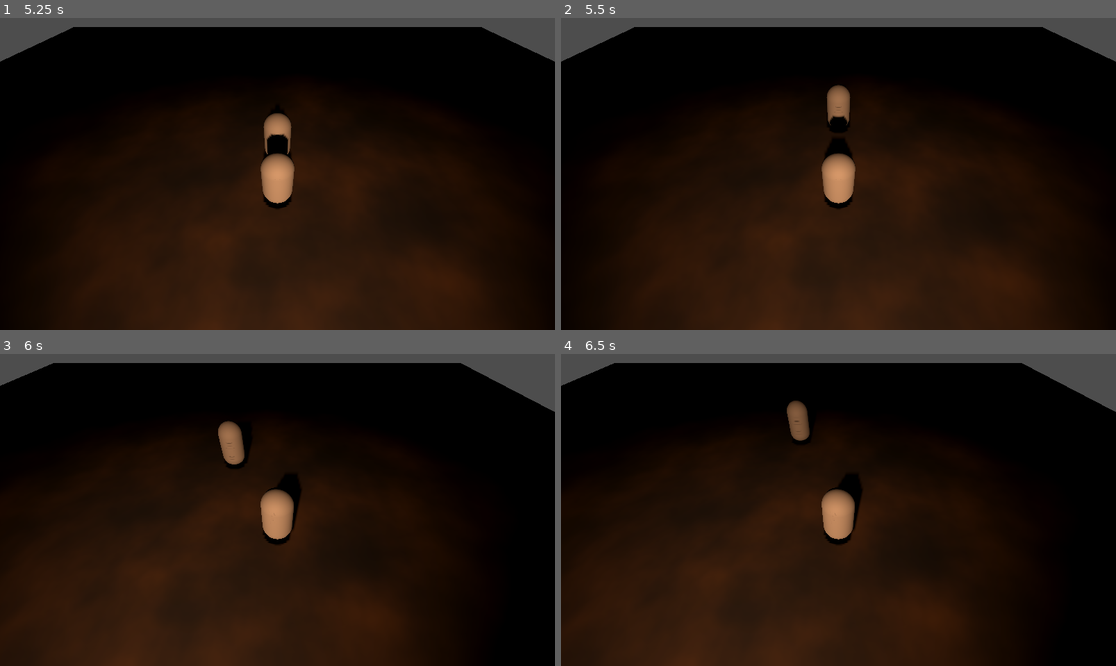
Above: before the commit, frames 1-4 (two rows, left to right).
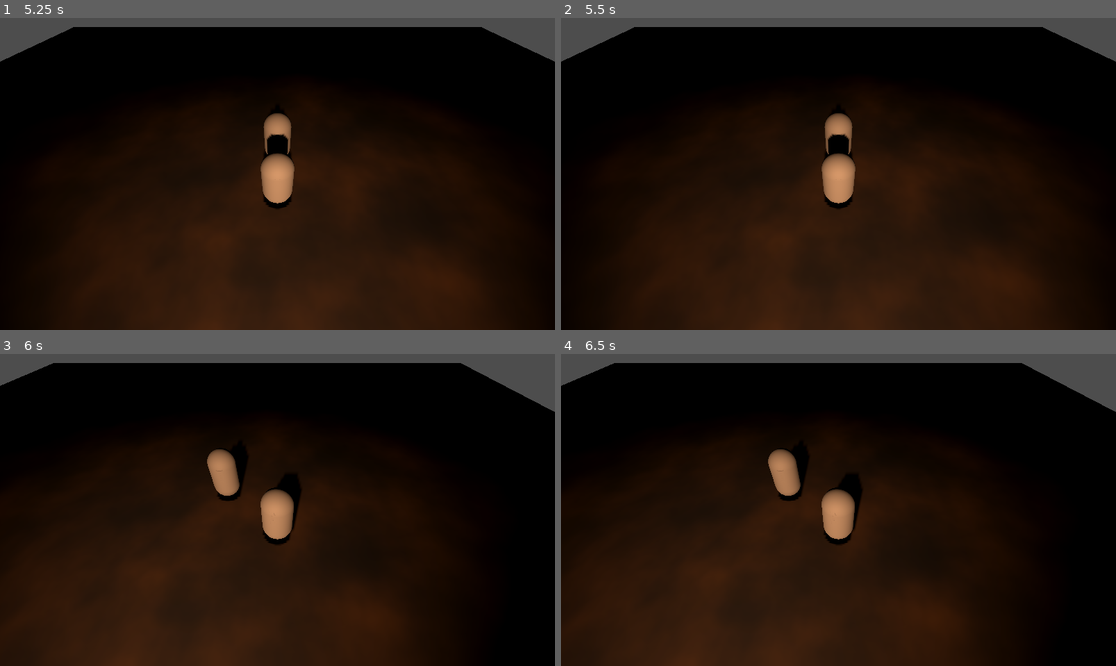
Above: after the commit, the same moments.

Repository: horsewaffle/game-off-2026
Game: Godot game, scene res://scenes/game_space.tscn
Same seed, same stepped clock (60 frames per second), same inputs: the game is played once before the commit and once after it.
Inputs:
- Up to frame 1 (5.25 s): tap Enter at 0.5, 2, 3.5 s; hold W (MOVE_UP) 0.53-2.03 s; tap Space at 1.25, 2.75, 4.25 s; hold A (MOVE_LEFT) 2.03-3.53 s; hold S (MOVE_DOWN) 3.53-4.28 s; hold D (MOVE_RIGHT) 4.28-5.03 s; hold W (MOVE_UP) from 5.03 s (still down)
- Up to frame 2 (5.5 s): keep holding W (MOVE_UP)
- Up to frame 3 (6 s): release W (MOVE_UP) at 5.78 s; hold D (MOVE_RIGHT) from 5.78 s (still down)
- Up to frame 4 (6.5 s): keep holding D (MOVE_RIGHT)

Frame 1 is identical in both runs. In frame 2, 0.7% of the frame differs, in the area x 47-53%, y 21-44%; in frame 3, 1.2%; in frame 4, 1.3%, in the area x 37-45%, y 14-47%.

Commit message:
basic combat implementation. Player ability to attack enemy. Enemy ability to die when dead

Diff:
--- a/scripts/enemies/enemy.gd
+++ b/scripts/enemies/enemy.gd
@@ -4,16 +4,28 @@
 @onready var board = $"../Board"
 
 func _ready() -> void:
-	fightable = Fightable.new(100, 20, 5, 1)
+	fightable = Fightable.new(1, 20, 5, 1)
 	# (health, attack, defence, mult)
+
+	fightable.dead.connect(_on_death)
+
+func _on_death() -> void:
+	print(self, " died!")
+	self.fightable = null
+	self.searchable = Searchable.new(["stick"])
+	self.walkable = true
+	remove_from_group("turn_listener")
 
 func take_turn():
 
 	var offset = [Vector2i(1,0), Vector2i(0,1), Vector2i(-1,0), Vector2i(0,-1)].pick_random()
+	# the below is stationary mode. uncomment the below and comment the above if you want to disable enemy movement
+	#var offset = [Vector2i(0,0), Vector2i(0,0), Vector2i(0,0), Vector2i(0,0)].pick_random()
 
 	var board_response = board.process_move(self, offset)
 
 	if board_response.result == MoveResult.MoveEnum.SUCCESS:
+
 			var target_position: Vector2i = board_response.pos
 
 			position = Vector3(
--- a/scripts/entities/capabilities/fightable.gd
+++ b/scripts/entities/capabilities/fightable.gd
@@ -5,6 +5,7 @@
 var attack: int
 var defence: int
 var mult: float
+signal dead
 
 func _init(
 	resHealth: int,
@@ -16,3 +17,19 @@
 	self.attack = resAttack
 	self.defence = resDefence
 	self.mult = resMult
+
+func death_check() -> bool:
+	return self.health <= 0
+
+func receive_damage(amount: int):
+	# Basic implementation of defence metric, subject to change.
+	# This will subtract the defence from the incoming attack,
+	# but the damage blocked is capped at half of the incoming attack damage
+	var processed_amount = amount - min(self.defence, amount / 2)
+	print("received ", processed_amount, " damage")
+
+	self.health -= min(self.health, processed_amount)
+	print(self.health, " remaining")
+
+	if death_check():
+		dead.emit()
--- a/scripts/entities/entity.gd
+++ b/scripts/entities/entity.gd
@@ -5,7 +5,6 @@
 var fightable: Fightable = null
 var searchable: Searchable = null
 var walkable: bool = false
-
 
 func _init(
 	resOn_interact: Callable = Callable(),
--- a/scripts/player/player_controller.gd
+++ b/scripts/player/player_controller.gd
@@ -55,7 +55,8 @@
 			)
 
 		elif board_response.result == MoveResult.MoveEnum.INTERACT:
-			print("am finna scrap ", board_response.occupant)
+			board_response.occupant.fightable.receive_damage(self.fightable.attack)
+			print("I dealt ", self.fightable.attack, " to ", board_response.occupant)
 
 
 		can_take_action = false
